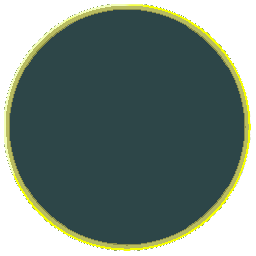
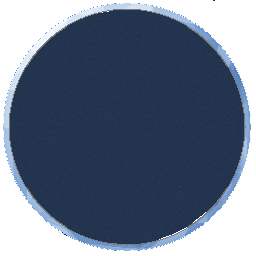
Revision of a layered 256x256 image; what changed, layer by layer:
painted on "Pasted Layer" over (3, 3, 251, 251)
painted on "Clipboard" over (7, 7, 246, 246)
hid "Layer", painted on it over (7, 8, 251, 246)
showed "Layer #1", painted on it over (3, 0, 251, 251)
